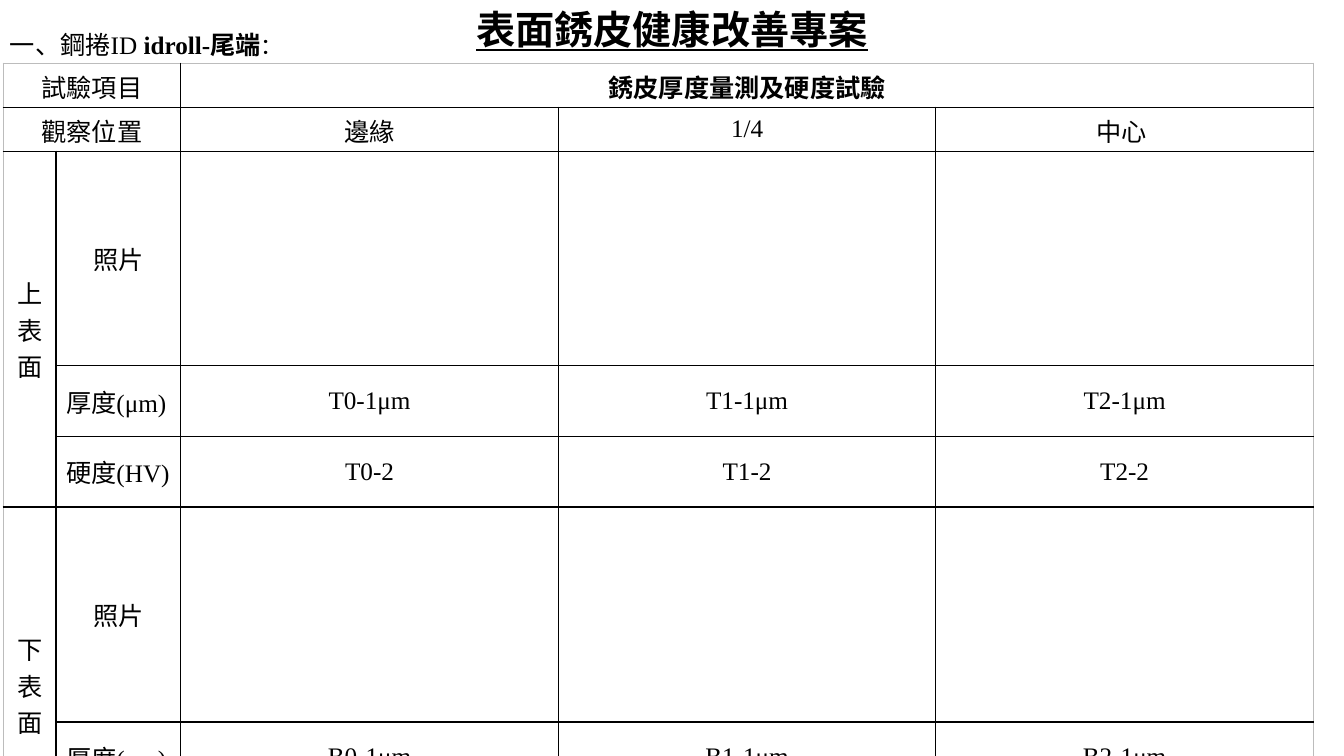
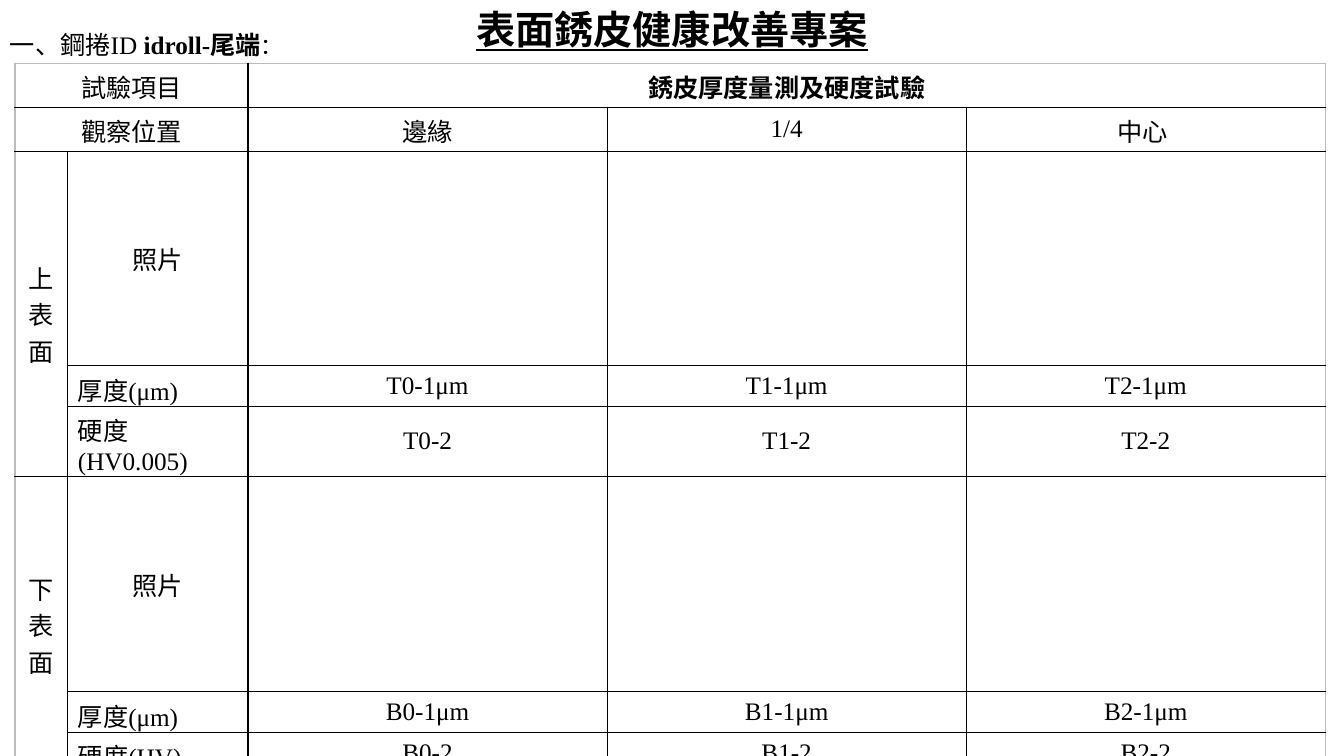
Before and after one commit to PATCoder97/KnowledgeSystem, a slide deck: slide 5 of KnowledgeSystem/AppResources/403_03_SurfaceRustHealth.pptx (slide 2 before the commit). Drawn at 1344x756 pixels with LibreOffice and Linux fonts; fonts in the diff are those of the drawing. Boxes give left, top, right and bottom in pixels: in the first picture for what was removed or moved away, otherwise in the second. Text is boxed around its words. In the diff, an @@ line names an element or a change of style, - is before the commit and + after.

```diff
--- a/KnowledgeSystem/AppResources/403_03_SurfaceRustHealth.pptx
+++ b/KnowledgeSystem/AppResources/403_03_SurfaceRustHealth.pptx
@@ table at (15,64,1325,743) @@
-row 5, column 2: 硬度(HV)
+row 5, column 2: 硬度(HV0.005)
@@ table: place and size @@
-table at (3,64,1315,743)
+table at (15,64,1325,743)
```
Also in this commit, not shown: 5 other slides changed, 2 other files.
